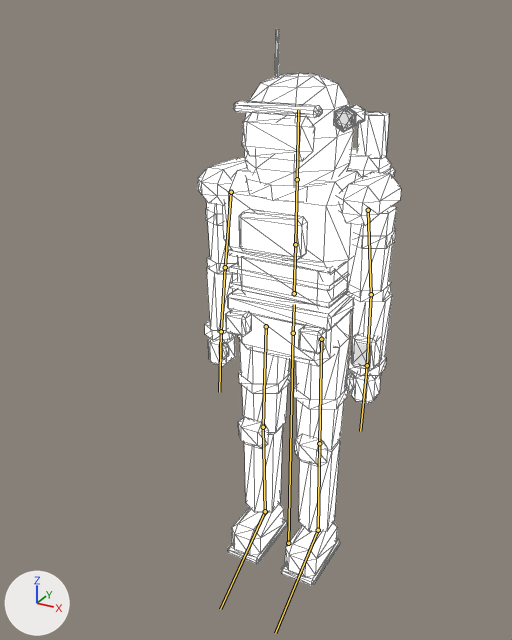
A saved change to the glTF model assets/models/characters/ch_suit.glb.
One viewpoint serves both versions: a 50 mm camera at (0.995, -2.087, 2.012) aimed at (-0.085, -0.123, 1.03). The lights are fixed; the arrows at lower left show +X, +Y and +Z. The first picture is the older version. The bones that bend it are drawn over the model as lines. Mesh edges are drawn as thin lines.

Objects in the first picture: 'ch_suit', 'cuff_screen', 'lamp_lens'.
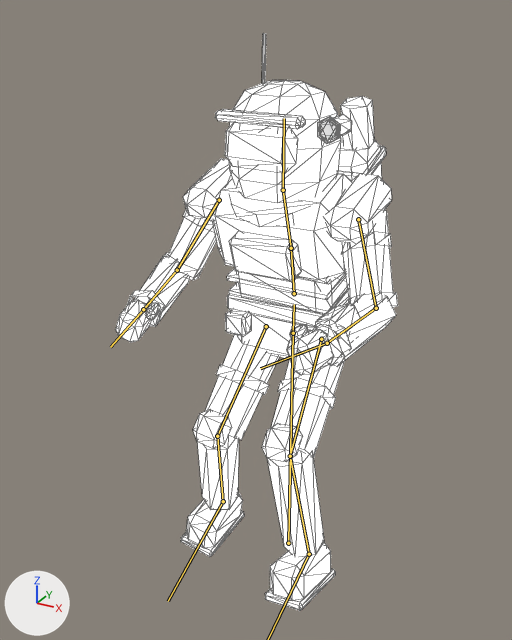
The newer file adds an action. The first version stands in its rest pose; the second is drawn at frame 40 of the action 'float-loop'.

The edits, one by one:
Bone 'spine' (bone_spine) turns from (0, 0, 0) to (11, 0, 0) degrees about its own x, y and z.
Bone 'chest' (bone_chest) turns from (0, 0, 0) to (7, 0, 0) degrees about its own x, y and z.
Bone 'head' (bone_head) turns from (0, 0, 0) to (-17, -2, 0) degrees about its own x, y and z.
Bone 'upper_arm.L' (bone_upper_arm_l) turns from (0, 0, 0) to (-36, 0, -30) degrees about its own x, y and z.
Bone 'forearm.L' (bone_forearm_l) turns from (0, 0, 0) to (-62, 0, 0) degrees about its own x, y and z.
Bone 'hand.L' (bone_hand_l) turns from (0, 0, 0) to (-10, 0, 0) degrees about its own x, y and z.
Bone 'upper_arm.R' (bone_upper_arm_r) turns from (0, 0, 0) to (-35, 0, 28) degrees about its own x, y and z.
Bone 'forearm.R' (bone_forearm_r) turns from (0, 0, 0) to (-56, 0, 0) degrees about its own x, y and z.
Bone 'hand.R' (bone_hand_r) turns from (0, 0, 0) to (-10, 0, 0) degrees about its own x, y and z.
Bone 'thigh.L' (bone_thigh_l) turns from (0, 0, 0) to (-49, 0, -9) degrees about its own x, y and z.
Bone 'shin.L' (bone_shin_l) turns from (0, 0, 0) to (52, 0, 0) degrees about its own x, y and z.
Bone 'foot.L' (bone_foot_l) turns from (0, 0, 0) to (-16, 0, 0) degrees about its own x, y and z.
Bone 'thigh.R' (bone_thigh_r) turns from (0, 0, 0) to (-37, 0, 9) degrees about its own x, y and z.
Bone 'shin.R' (bone_shin_r) turns from (0, 0, 0) to (52, 0, 0) degrees about its own x, y and z.
Bone 'foot.R' (bone_foot_r) turns from (0, 0, 0) to (-14, 0, 0) degrees about its own x, y and z.

Where the change shows, as pixel boxes (x1, y1, x2, y2) in the pictures (512 x 640 px):
'ch_suit', posed (39% wider): before (198, 29, 401, 585); after (115, 33, 398, 611)
'cuff_screen', posed (63% wider, 35% shorter): before (353, 342, 371, 367); after (318, 304, 348, 320)
bone 'spine', root to tip: before (294, 293) to (295, 244); after (294, 293) to (291, 248)
bone 'chest', root to tip: before (295, 244) to (297, 179); after (291, 248) to (283, 190)
bone 'head', root to tip: before (297, 179) to (298, 110); after (283, 190) to (284, 118)
bone 'upper_arm.L', root to tip: before (368, 210) to (371, 294); after (358, 219) to (376, 308)
bone 'forearm.L', root to tip: before (371, 294) to (367, 365); after (376, 308) to (327, 343)
bone 'hand.L', root to tip: before (367, 365) to (360, 431); after (327, 343) to (260, 368)
bone 'upper_arm.R', root to tip: before (231, 192) to (225, 267); after (219, 200) to (177, 270)
bone 'forearm.R', root to tip: before (225, 267) to (221, 331); after (177, 270) to (143, 309)
bone 'hand.R', root to tip: before (221, 331) to (219, 392); after (143, 309) to (110, 347)
bone 'thigh.L', root to tip: before (321, 339) to (319, 443); after (321, 339) to (290, 456)
bone 'shin.L', root to tip: before (319, 443) to (318, 530); after (290, 456) to (309, 554)
bone 'thigh.R', root to tip: before (266, 326) to (263, 427); after (266, 326) to (217, 436)
bone 'shin.R', root to tip: before (263, 427) to (265, 511); after (217, 436) to (223, 501)
bone 'foot.R', root to tip: before (265, 511) to (220, 609); after (223, 501) to (168, 601)
